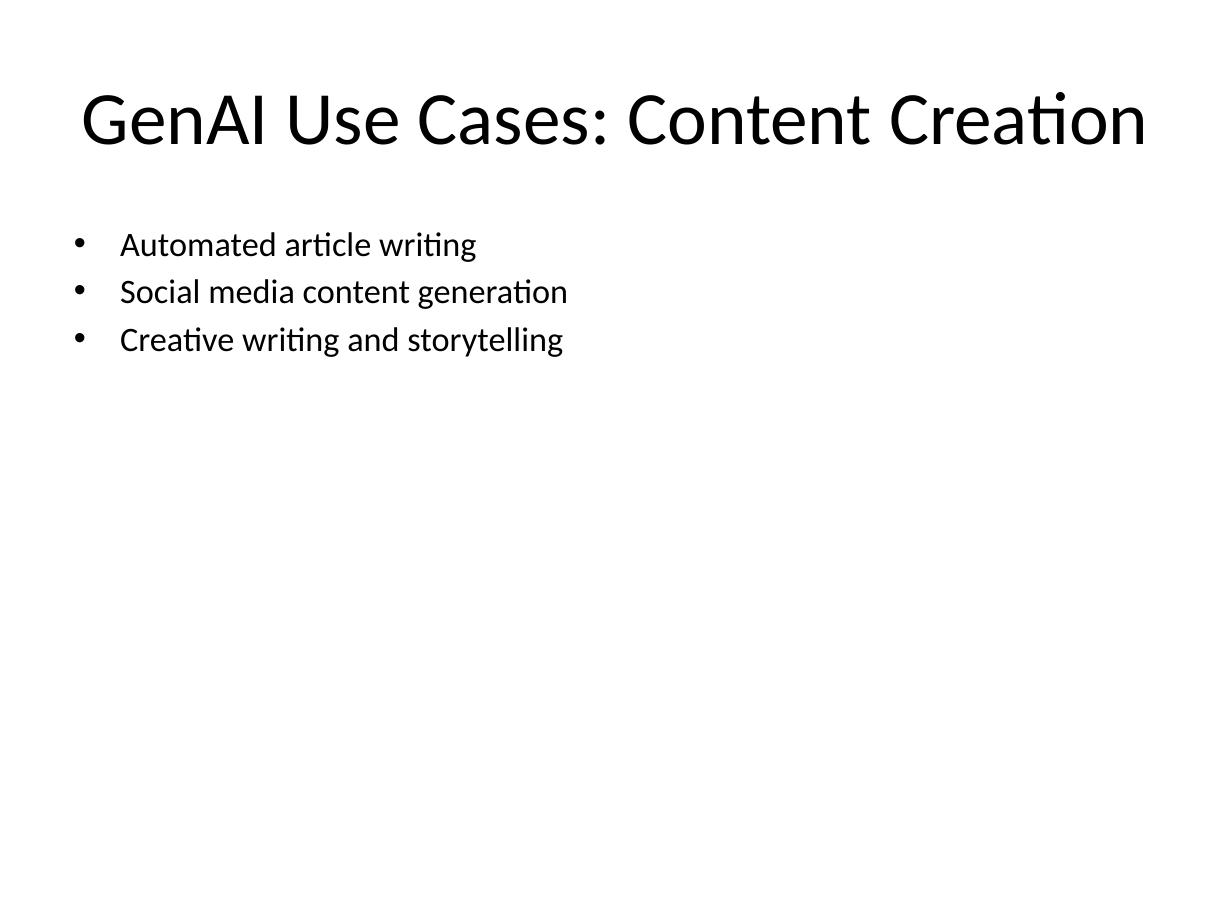
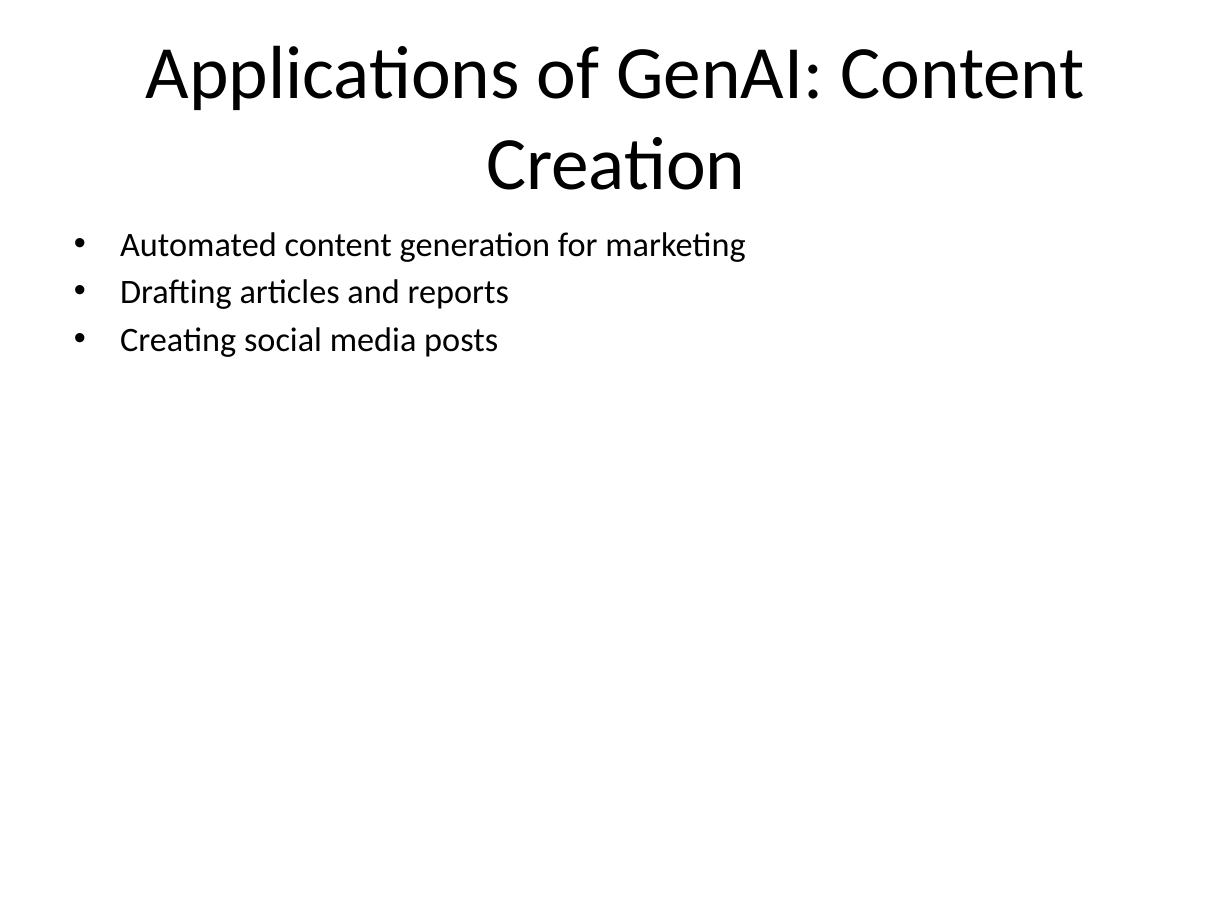
Before and after one commit to AkashAk2/fabric, a slide deck: slide 3 of services/agno_service/output.pptx (slide 8 before the commit). Drawn at 1232x924 pixels with LibreOffice and Linux fonts; fonts in the diff are those of the drawing. Boxes give left, top, right and bottom in pixels: in the first picture for what was removed or moved away, otherwise in the second. Text is boxed around its words. In the diff, an @@ line names an element or a change of style, - is before the commit and + after.

```diff
--- a/services/agno_service/output.pptx
+++ b/services/agno_service/output.pptx
@@ title at (x1=146, y1=45, x2=1085, y2=190): text changed @@
-GenAI Use Cases: Content Creation
+Applications of GenAI: Content Creation
@@ text at (x1=120, y1=232, x2=745, y2=357): text changed @@
-• Automated article writing
-• Social media content generation
-• Creative writing and storytelling
+• Automated content generation for marketing
+• Drafting articles and reports
+• Creating social media posts
```
Also in this commit, not shown: 5 other slides changed, 7 slides added, 3 slides removed, 8 other files.
